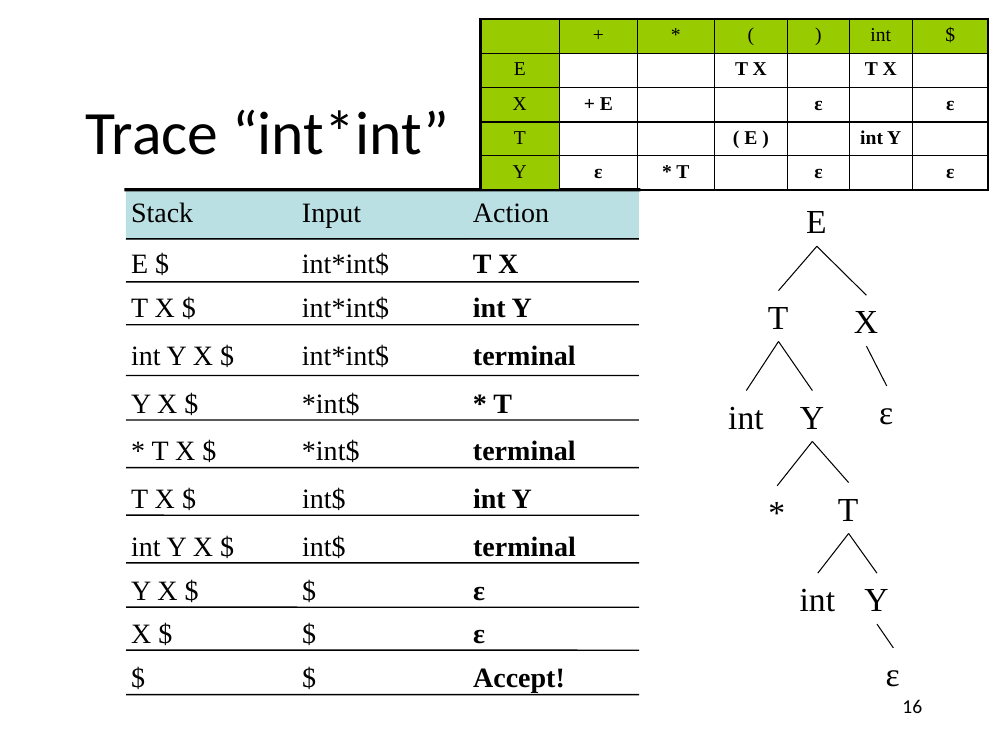
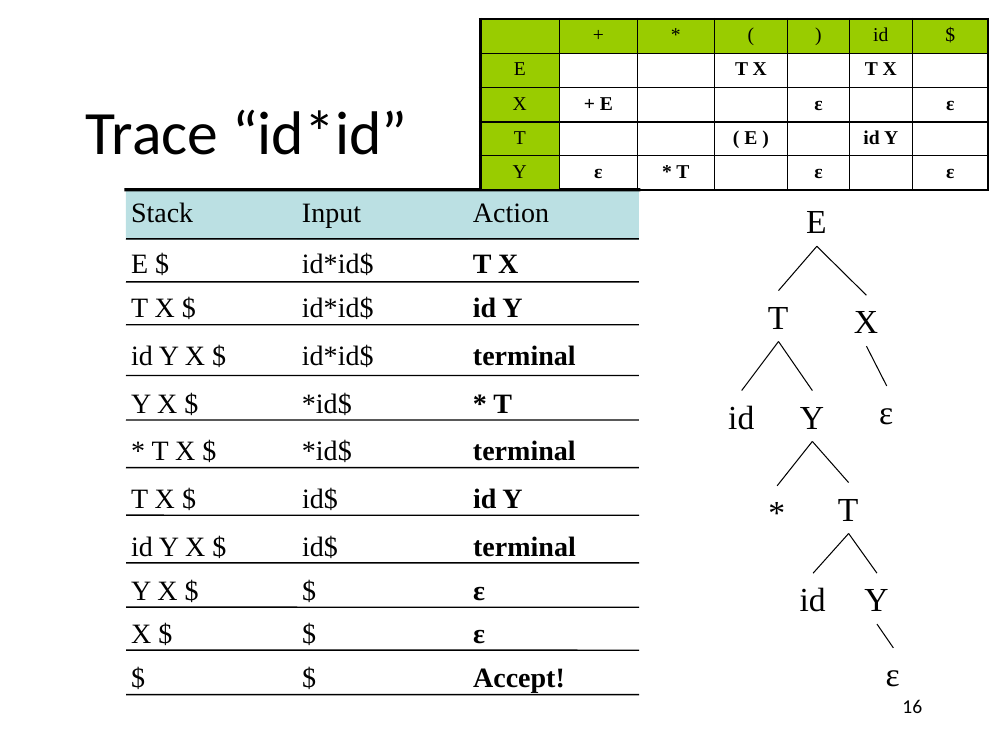
Before and after one commit to anoopsarkar/compilers-class, a slide deck: slide 16 of assets/ppt/parsing/td2-ll_1-parsing.pptx. Drawn at 1008x756 pixels with LibreOffice and Linux fonts; fonts in the diff are those of the drawing. Boxes give left, top, right and bottom in pixels: in the first picture for what was removed or moved away, otherwise in the second. Text is boxed around its words. In the diff, an @@ line names an element or a change of style, - is before the commit and + after.

Commit message:
edited lectures for today

```diff
--- a/assets/ppt/parsing/td2-ll_1-parsing.pptx
+++ b/assets/ppt/parsing/td2-ll_1-parsing.pptx
@@ table at (x1=480, y1=19, x2=989, y2=191) @@
-row 1, column 6: int
+row 1, column 6: id
-row 4, column 6: int Y
+row 4, column 6: id Y
@@ title at (x1=86, y1=109, x2=407, y2=155): text changed @@
-Trace “int*int”
+Trace “id*id”
@@ text at (x1=302, y1=252, x2=374, y2=275): text changed @@
-int*int$
+id*id$
@@ text at (x1=302, y1=296, x2=374, y2=319): text changed @@
-int*int$
+id*id$
@@ text at (x1=473, y1=297, x2=522, y2=318): text changed @@
-int Y
+id Y
@@ text at (x1=131, y1=345, x2=205, y2=366): text changed @@
-int Y X $
+id Y X $
@@ text at (x1=302, y1=344, x2=374, y2=367): text changed @@
-int*int$
+id*id$
@@ line moved from (778, 342) - (746, 390) to (778, 342) - (742, 390) @@
@@ text at (x1=302, y1=392, x2=352, y2=415): text changed @@
-*int$
+*id$
@@ text at (x1=728, y1=405, x2=754, y2=430): text changed @@
-int
+id
@@ text at (x1=302, y1=439, x2=352, y2=462): text changed @@
-*int$
+*id$
@@ text at (x1=302, y1=487, x2=338, y2=510): text changed @@
-int$
+id$
@@ text at (x1=473, y1=488, x2=522, y2=509): text changed @@
-int Y
+id Y
@@ text at (x1=131, y1=536, x2=205, y2=557): text changed @@
-int Y X $
+id Y X $
@@ text at (x1=302, y1=535, x2=338, y2=558): text changed @@
-int$
+id$
@@ line moved from (849, 533) - (817, 574) to (849, 533) - (813, 574) @@
@@ text at (x1=800, y1=587, x2=826, y2=612): text changed @@
-int
+id
```
Also in this commit, not shown: 9 other slides changed, 1 other file.
